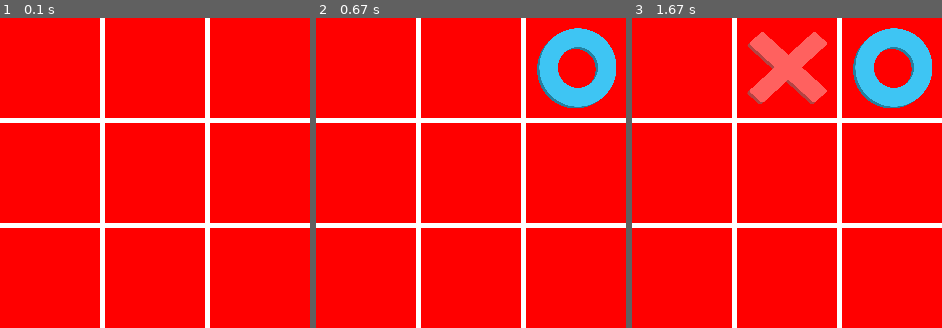
Above: before the commit, frames 1-3 (left to right).
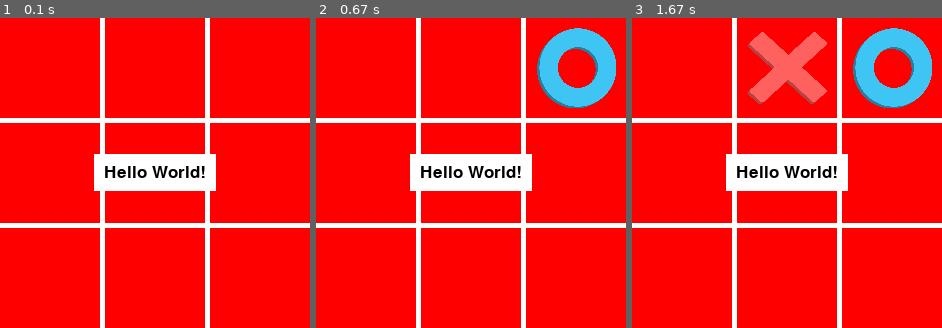
Above: after the commit, the same moments.

Repository: voidzenn/pygame_tic-tac-toe
Game: pygame game, started from main.py
Two runs of this game, one before a commit and one after it. Both use one fixed random seed, a clock stepped at 60 frames per second and the inputs below.
Inputs (mouse positions are in pixels of both pictures, inside the frame that each line leads up to):
- Up to frame 1 (0.1 s): no input
- Up to frame 2 (0.67 s): press the mouse at (570, 64) at 0.37 s; move the mouse to (514, 73) at 0.47 s; release the mouse at (458, 89) at 0.6 s
- Up to frame 3 (1.67 s): press the mouse at (780, 64) at 0.7 s; move the mouse to (728, 160) at 0.8 s; release the mouse at (678, 262) at 0.93 s

The runs differ from the first frame. In frame 1, 4.3% of the frame differs, in the area x 30-70%, y 43-56%; in frame 2, 4.3%; in frame 3, 4.3%.

Commit message:
Added the text class and displaying of text function

Diff:
--- /dev/null
+++ b/classes/text.py
@@ -0,0 +1,76 @@
+import pygame
+
+SCREEN_WIDTH = 310
+SCREEN_HEIGHT = 310
+WHITE  = (255, 255, 255)
+BLACK = (0, 0 ,0)
+SIZE = 25
+FONT_TYPE = None
+SCREEN_DIMENSION = (SCREEN_HEIGHT, SCREEN_WIDTH)
+
+class Text:
+  def __init__(self, screen, screen_dimension = SCREEN_DIMENSION, text = "", size = SIZE,
+              anti_alias = True, color = BLACK, font_type = FONT_TYPE):
+    self.font = pygame.font.Font(font_type, size)
+    self.screen = screen
+    self.screen_dimension = screen_dimension
+    self.text = text
+    self.size = size
+    self.anti_alias = anti_alias
+    self.color = color
+    self.font_type = font_type
+
+  def get_screen_h(self):
+    return self.screen_dimension[0]
+
+  def get_screen_w(self):
+    return self.screen_dimension[1]
+
+  def get_text(self):
+    return self.text
+
+  def get_anti_alias(self):
+    return self.anti_alias
+
+  def get_color(self):
+    return self.color
+
+  def text_surface(self):
+    return self.font.render(self.get_text(), self.get_anti_alias(), self.get_color())
+
+  def get_text_width(self):
+    return self.text_surface().get_width()
+
+  def get_text_height(self):
+    return self.text_surface().get_height()
+
+  def screen_position(self):
+    x = (self.get_screen_w() - self.get_text_width()) / 2
+    y = (self.get_screen_h() - self.get_text_height()) / 2
+    return (x, y)
+
+  def box_position(self, p_left_right, p_top_bottom):
+    x = (self.get_screen_w() - (self.get_text_width() + p_left_right)) / 2
+    y = (self.get_screen_h() - (self.get_text_height() + p_top_bottom)) / 2
+    return (x, y)
+
+  def box_rect(self, position, p_left_right, p_top_bottom):
+    width = self.get_text_width()  + p_left_right
+    heigth = self.get_text_height() + p_top_bottom
+    box = pygame.Rect(position[0], position[1], width, heigth)
+    return box
+
+  def draw_box(self, padding):
+    # Multiply padding x and y by 2
+    # Padding left should be the same as right
+    # Padding top should be the same as bottom
+    position = self.box_position(padding[0] * 2, padding[1] * 2)
+    box = self.box_rect(position, padding[0] * 2, padding[1] * 2)
+    return pygame.draw.rect(self.screen, WHITE, box)
+
+  def display(self):
+    self.screen.blit(self.text_surface(), (self.screen_position()))
+
+  def display_text_box(self, padding = (10, 10)):
+    self.draw_box(padding)
+    self.screen.blit(self.text_surface(), (self.screen_position()))
--- a/main.py
+++ b/main.py
@@ -5,6 +5,7 @@
 from classes.box import Box
 from classes.cross_image import CrossImage
 from classes.circle_image import CircleImage
+from classes.text import Text
 
 BACKGROUND_COLOR = (255, 255, 255)
 SCREEN_WIDTH = 310
@@ -64,6 +65,8 @@
 
 screen.fill(BACKGROUND_COLOR)
 
+text = Text(screen, (SCREEN_HEIGHT, SCREEN_WIDTH), "Hello World!")
+
 def run_game():
   initialize_game()
 
@@ -84,7 +87,7 @@
         if game.is_circle_won() or game.is_cross_won():
           game.end()
           print(game.check_winner())
-
+      text.display_text_box()
     pygame.display.update()
 
 run_game()
